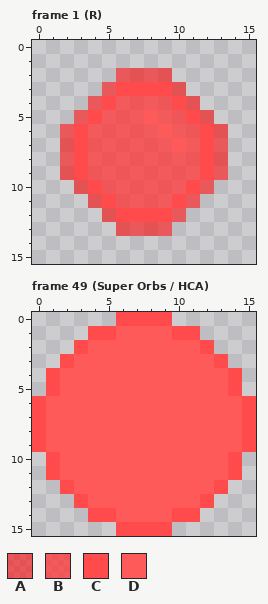
A pixel-art file gets an edit: Amity Chain (Art Files)/Digital Art/Sprites/Effects and UI/SolisProjectiles.aseprite. The picture above was drawn from the file before the commit.
16x16 pixels, 96 frames. Shown: frame 1 (R), frame 49 (Super Orbs / HCA). The commit also changed other frames, which this record leaves out.
Visible layers, top first: "Hitboxes", "Layer 1".
Palette (. is transparent): A #ff000090  B #ff3131bc  C #ff4b4b  D #ff5a5a
Pixels before, frame 1 (R), first column x 2:
 2 ....AAAA....
 3 ...ACCCCA...
 4 ..ACBBBBCA..
 5 .ACBBBDBBCA.
 6 ACBBBBBDBBCA
 7 ACBBBBBBDBCA
 8 ACBBBBBBBBCA
 9 ACBBBBBBBBCA
10 .ACBBBBBBCA.
11 ..ACBBBBCA..
12 ...ACCCCA...
13 ....AAAA....
Pixels before, frame 49 (Super Orbs / HCA), first column x 0:
 0 ......CCCC......
 1 ....CCDDDDCC....
 2 ...CDDDDDDDDC...
 3 ..CDDDDDDDDDDC..
 4 .CDDDDDDDDDDDDC.
 5 .CDDDDDDDDDDDDC.
 6 CDDDDDDDDDDDDDDC
 7 CDDDDDDDDDDDDDDC
 8 CDDDDDDDDDDDDDDC
 9 CDDDDDDDDDDDDDDC
10 .CDDDDDDDDDDDDC.
11 .CDDDDDDDDDDDDC.
12 ..CDDDDDDDDDDC..
13 ...CDDDDDDDDC...
14 ....CCDDDDCC....
15 ......CCCC......
And afterwards:
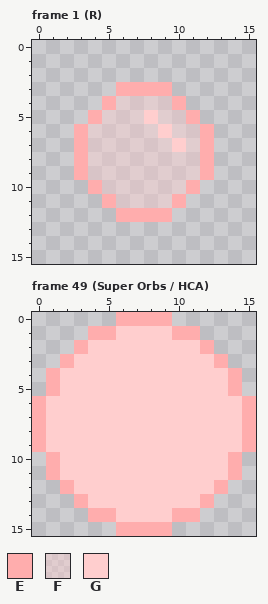
Colours new in this view: E #ffadad  F #ffcece66  G #ffcece
The exact change:
layer "Hitboxes" now hidden
Changed rows in their new state; - is an unchanged pixel.
Frame 1 (R):
first column x 2:
 2 ----....----
 3 ---.EEEE.---
 4 --.EFFFFE.--
 5 -.EFFFGFFE.-
 6 .EFFFFFGFFE.
 7 .EFFFFFFGFE.
 8 .EFFFFFFFFE.
 9 .EFFFFFFFFE.
10 -.EFFFFFFE.-
11 --.EFFFFE.--
12 ---.EEEE.---
13 ----....----
Frame 49 (Super Orbs / HCA):
first column x 0:
 0 ------EEEE------
 1 ----EEGGGGEE----
 2 ---EGGGGGGGGE---
 3 --EGGGGGGGGGGE--
 4 -EGGGGGGGGGGGGE-
 5 -EGGGGGGGGGGGGE-
 6 EGGGGGGGGGGGGGGE
 7 EGGGGGGGGGGGGGGE
 8 EGGGGGGGGGGGGGGE
 9 EGGGGGGGGGGGGGGE
10 -EGGGGGGGGGGGGE-
11 -EGGGGGGGGGGGGE-
12 --EGGGGGGGGGGE--
13 ---EGGGGGGGGE---
14 ----EEGGGGEE----
15 ------EEEE------
